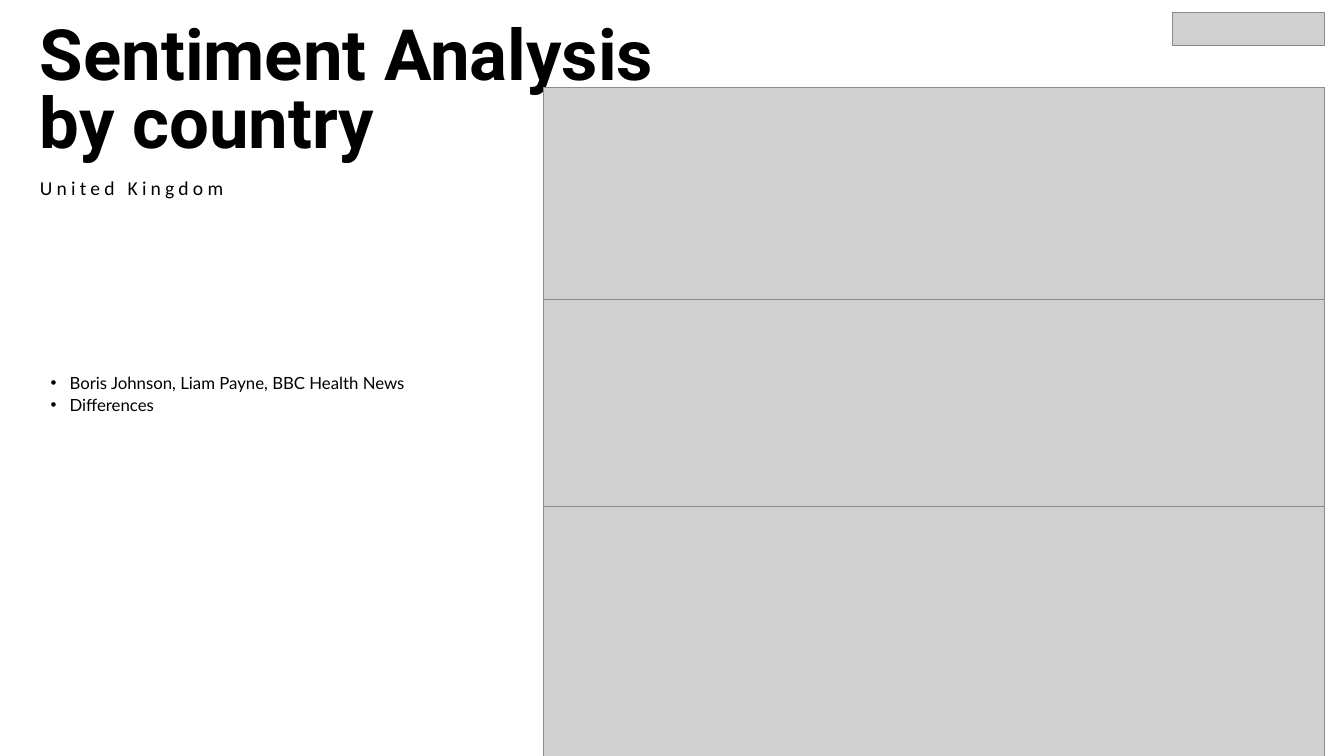
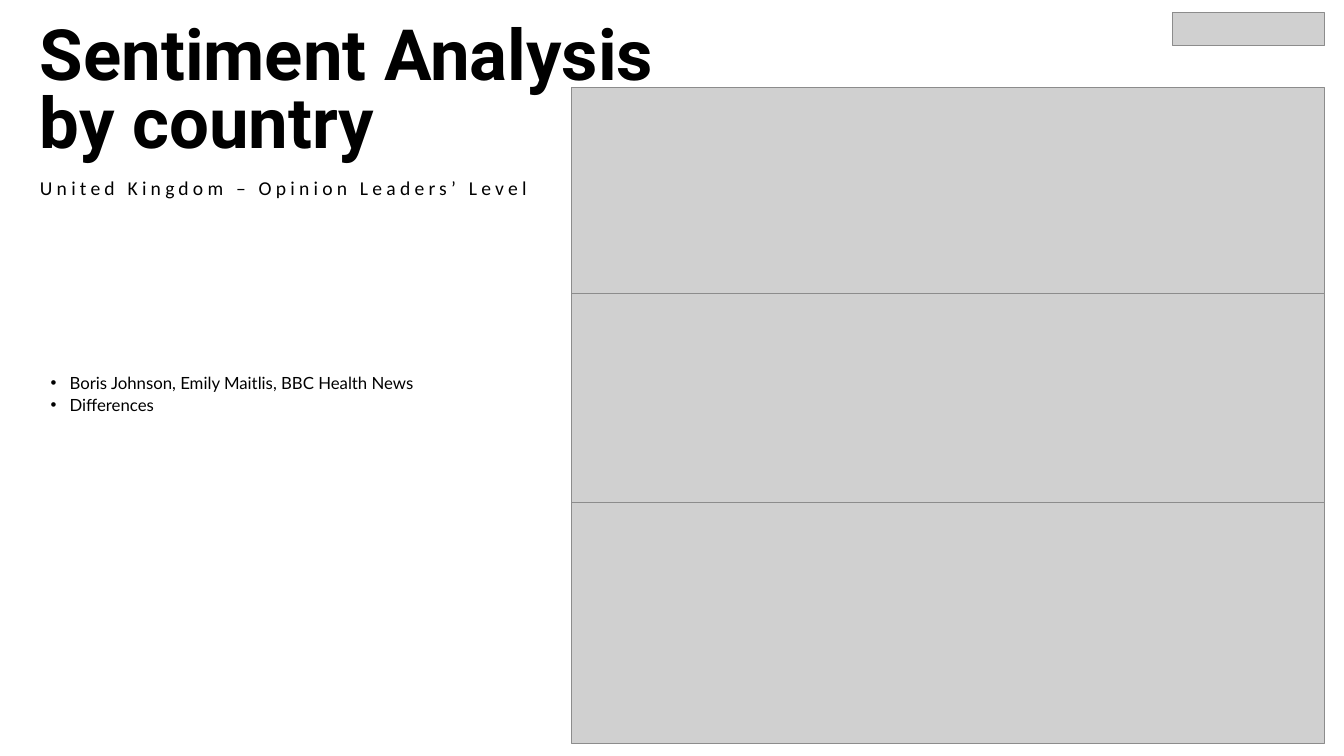
Before and after one commit to Franca97/Web_Data_and-_Digital_Analytics, a slide deck: slide 13 of Presentation.pptx (slide 12 before the commit). Drawn at 1344x756 pixels with LibreOffice and Linux fonts; fonts in the diff are those of the drawing; grey boxes stand for pictures. Boxes give left, top, right and bottom in pixels: in the first picture for what was removed or moved away, otherwise in the second. Text is boxed around its words. In the diff, an @@ line names an element or a change of style, - is before the commit and + after.

```diff
--- a/Presentation.pptx
+++ b/Presentation.pptx
@@ picture: place and size @@
-picture at bbox=[543, 88, 1325, 338]
+picture at bbox=[572, 88, 1325, 329]
@@ text at bbox=[40, 181, 527, 199]: text changed @@
-United Kingdom
+United Kingdom – Opinion Leaders’ Level
@@ picture: place and size @@
-picture at bbox=[543, 299, 1325, 549]
+picture at bbox=[572, 293, 1325, 534]
@@ text at bbox=[70, 376, 414, 392]: text changed @@
-• Boris Johnson, Liam Payne, BBC Health News
+• Boris Johnson, Emily Maitlis, BBC Health News
@@ picture: place and size @@
-picture at bbox=[543, 507, 1325, 756]
+picture at bbox=[572, 502, 1325, 743]
```
Also in this commit, not shown: 8 other slides changed, 6 slides added, 2 slides removed.
